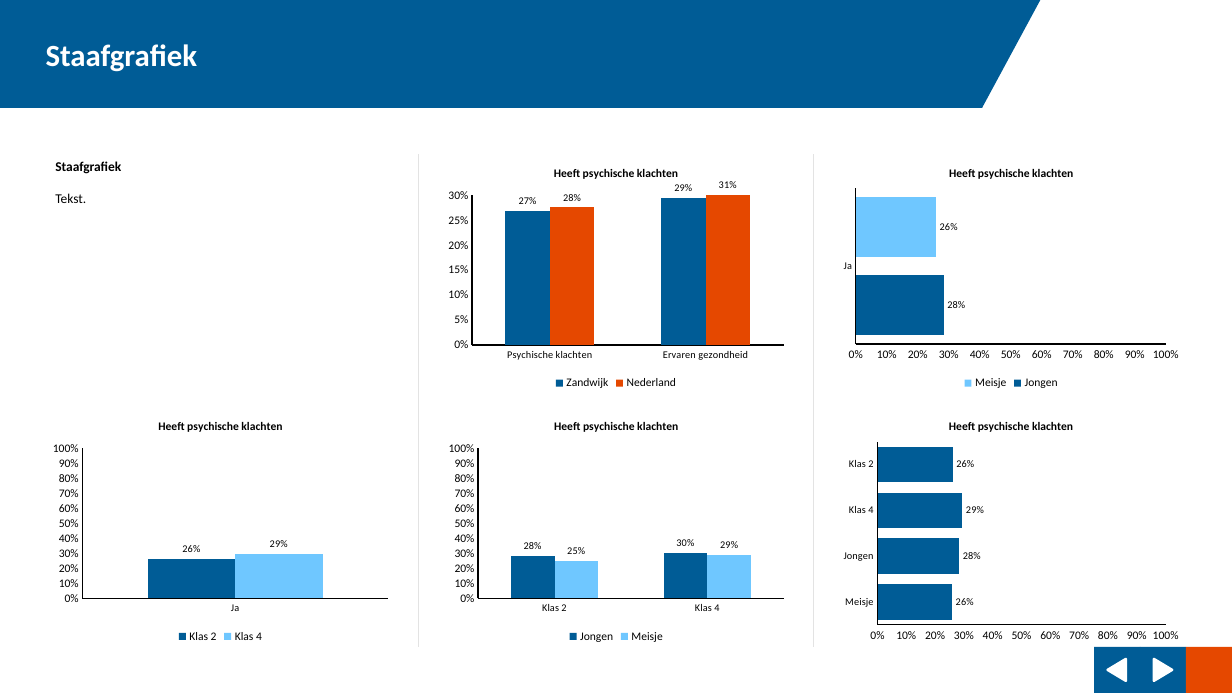
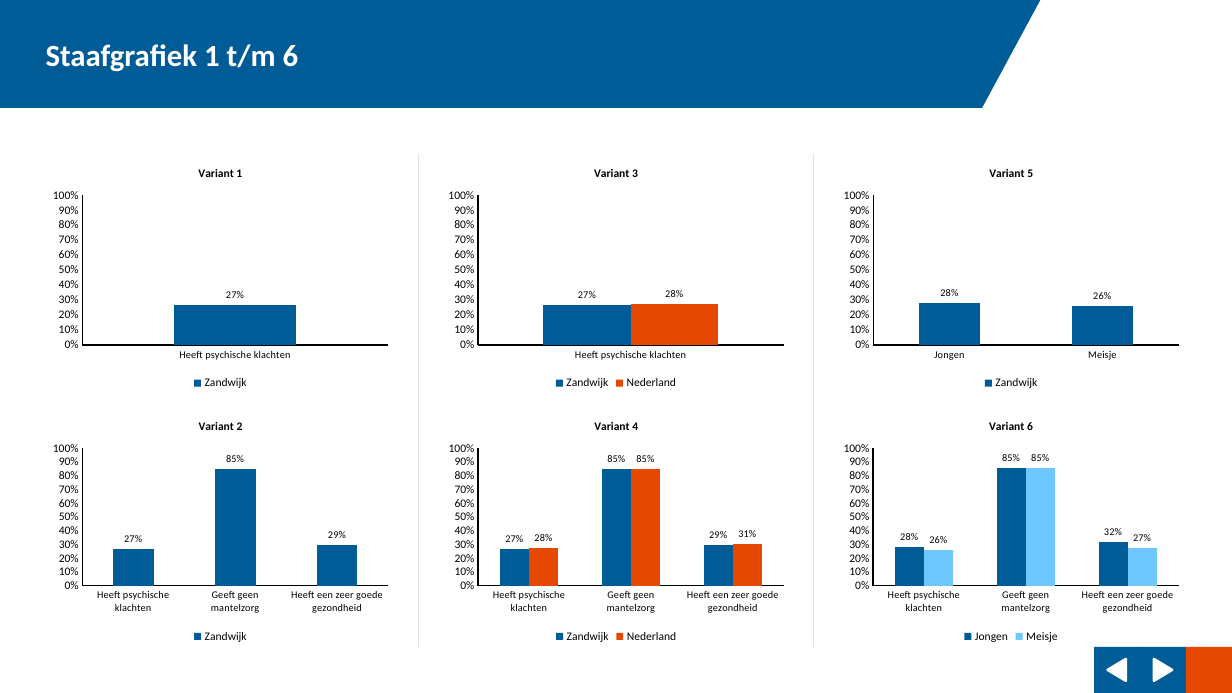
Before and after one commit to ggdatascience/reports_excel_to_powerpoint, a slide deck: slide 3 of example/Rapportage Heideveen.pptx. Drawn at 1232x693 pixels with LibreOffice and Linux fonts; fonts in the diff are those of the drawing; background and template pictures are left out. Boxes give left, top, right and bottom in pixels: in the first picture for what was removed or moved away, otherwise in the second. Text is boxed around its words. In the diff, an @@ line names an element or a change of style, - is before the commit and + after.

```diff
--- a/example/Rapportage Heideveen.pptx
+++ b/example/Rapportage Heideveen.pptx
@@ text in rectangle at [46, 44, 299, 72]: text changed @@
-Staafgrafiek
+Staafgrafiek 1 t/m 6
@@ column chart at [46, 153, 396, 394] @@
@@ title "Heeft psychische klachten" to "Variant 1" @@
-categories: Psychische klachten, Ervaren gezondheid
+categories: Heeft psychische klachten
-Zandwijk: 0.27, 0.29
+Zandwijk: 0.27
-Nederland: 0.28, 0.31
@@ value axis changed @@
@@ column chart: place and size @@
-column chart at [442, 153, 791, 394]
+column chart at [46, 153, 396, 394]
@@ text removed at [55, 161, 121, 203] @@
-Staafgrafiek
-Tekst.
@@ column chart at [442, 153, 791, 394] @@
@@ title "Heeft psychische klachten" to "Variant 3" @@
-categories: Ja
+categories: Heeft psychische klachten
-Klas 2: 0.26
+Zandwijk: 0.27
-Klas 4: 0.29
+Nederland: 0.28
@@ colour of Nederland #6FC7FF to #E54800 @@
@@ column chart: place and size @@
-column chart at [46, 407, 396, 647]
+column chart at [442, 153, 791, 394]
@@ column chart added at [837, 153, 1187, 394] @@
+title "Variant 5"
+categories: Jongen, Meisje
+Zandwijk: 0.28, 0.26
@@ bar chart at [46, 407, 396, 647] @@
@@ bar chart to column chart @@
@@ title "Heeft psychische klachten" to "Variant 2" @@
-categories: Ja
+categories: Heeft psychische klachten, Geeft geen mantelzorg, Heeft een zeer goede gezondheid
-Jongen: 0.28
+Zandwijk: 0.27, 0.85, 0.29
-Meisje: 0.26
@@ bar spacing changed @@
@@ column chart: place and size @@
-column chart at [837, 153, 1187, 394]
+column chart at [46, 407, 396, 647]
@@ column chart at [442, 407, 791, 647] @@
@@ title "Heeft psychische klachten" to "Variant 4" @@
-categories: Klas 2, Klas 4
+categories: Heeft psychische klachten, Geeft geen mantelzorg, Heeft een zeer goede gezondheid
-Jongen: 0.28, 0.3
+Zandwijk: 0.27, 0.85, 0.29
-Meisje: 0.25, 0.29
+Nederland: 0.28, 0.85, 0.31
@@ colour of Nederland #6FC7FF to #E54800 @@
@@ bar chart at [836, 407, 1186, 647] @@
@@ bar chart to column chart @@
@@ title "Heeft psychische klachten" to "Variant 6" @@
-categories: Meisje, Jongen, Klas 4, Klas 2
+categories: Heeft psychische klachten, Geeft geen mantelzorg, Heeft een zeer goede gezondheid
-Series 1: 0.26, 0.28, 0.29, 0.26
+Jongen: 0.28, 0.85, 0.32
+Meisje: 0.26, 0.85, 0.27
@@ legend changed @@
@@ bar spacing changed @@
```
Also in this commit, not shown: 5 other slides changed, 6 slides added, 3 slides removed, 12 other files.
